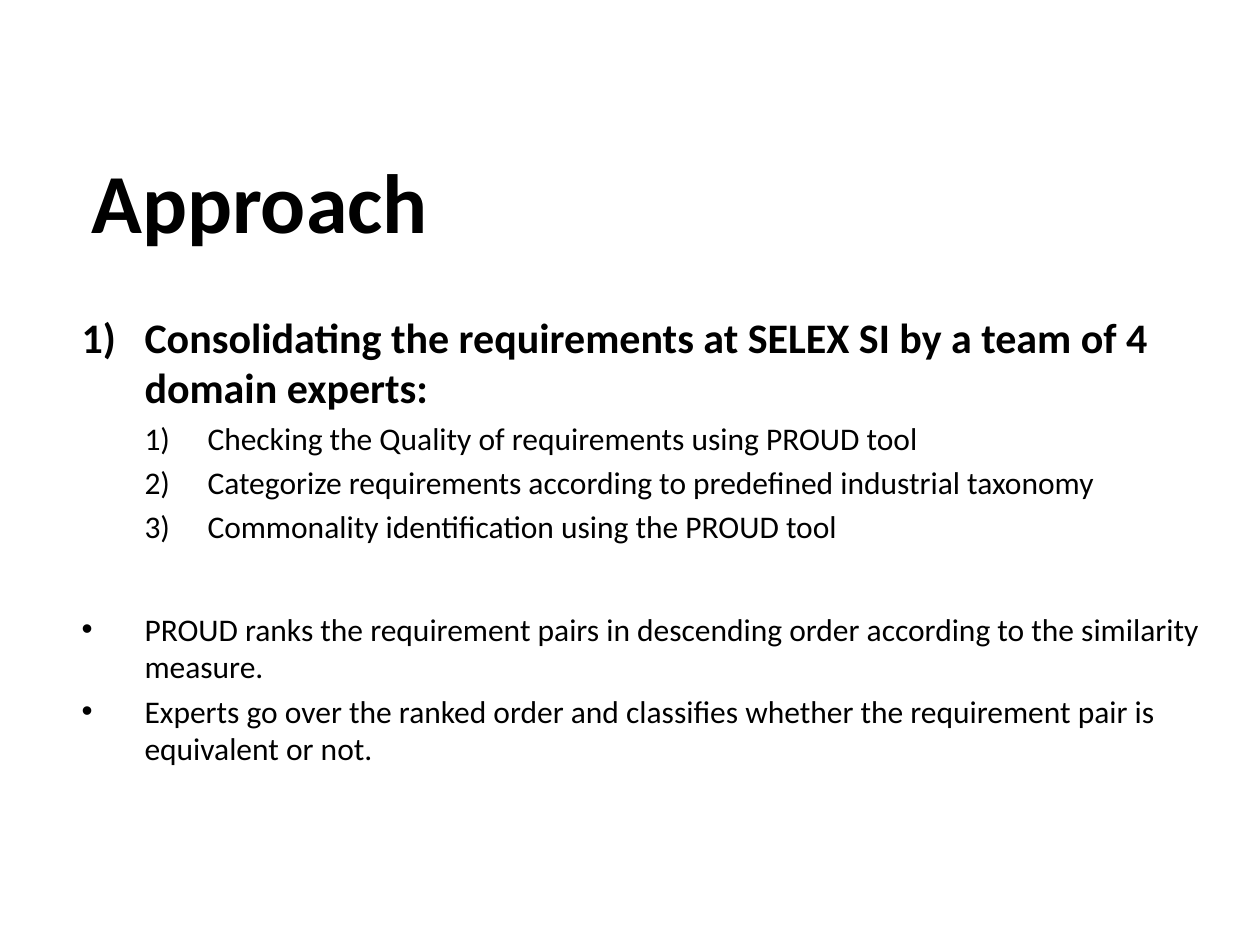
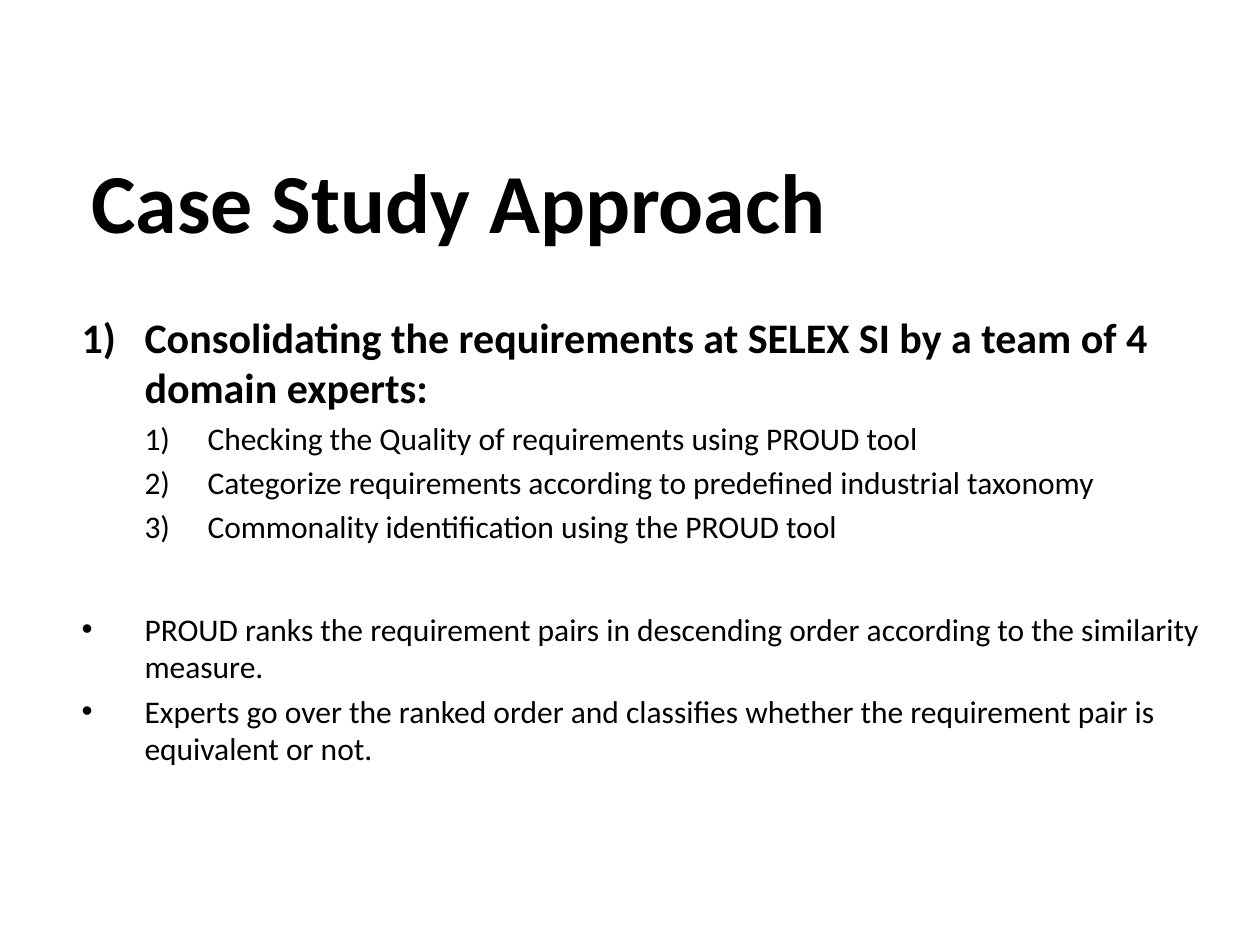
Before and after one commit to sindhusha-t/ASE-Lab-Assignments, a slide deck: slide 7 of Journal_presentation/The Effort Savings from Using NLP to Classify.pptx. Drawn at 1260x945 pixels with LibreOffice and Linux fonts; fonts in the diff are those of the drawing; background and template pictures are left out. Boxes give left, top, right and bottom in pixels: in the first picture for what was removed or moved away, otherwise in the second. Text is boxed around its words. In the diff, an @@ line names an element or a change of style, - is before the commit and + after.

Commit message:
Modified few slides`

```diff
--- a/Journal_presentation/The Effort Savings from Using NLP to Classify.pptx
+++ b/Journal_presentation/The Effort Savings from Using NLP to Classify.pptx
@@ title at bbox=[91, 174, 825, 247]: text changed @@
-Approach
+Case Study Approach
```
Also in this commit, not shown: 7 other slides changed.
